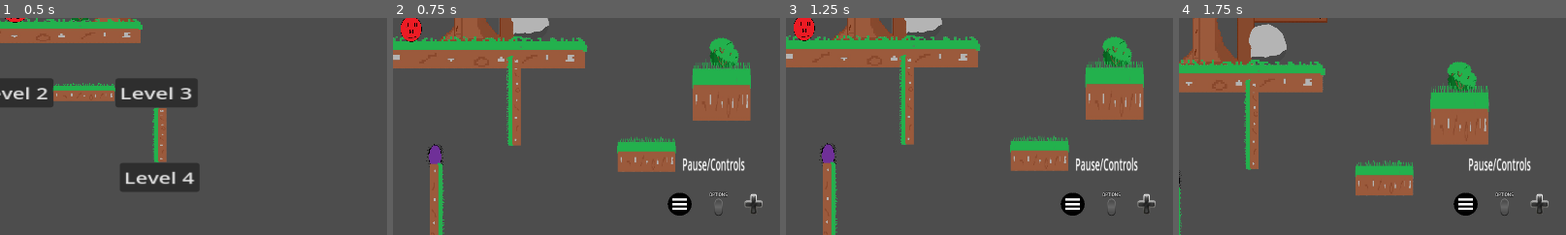
Above: before the commit, frames 1-4 (left to right).
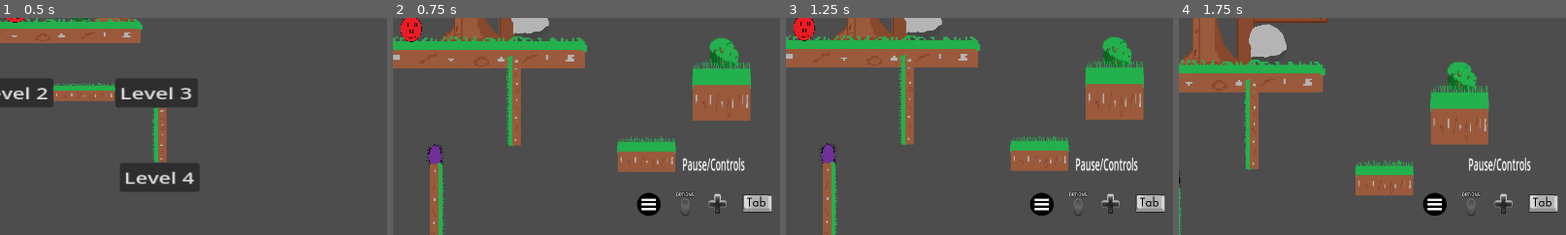
Above: after the commit, the same moments.

Repository: Mahnwe/TheBallThatWasUwU
Game: Godot game, scene res://Scenes/menu.tscn
Two runs of this game, one before a commit and one after it. Both use one fixed random seed, a clock stepped at 60 frames per second and the inputs below.
Inputs (mouse positions are % of the whole screen's width and height, from its top left):
- Up to frame 1 (0.5 s): no input
- Up to frame 2 (0.75 s): click "Level 1" at 0.5 s
- Up to frame 3 (1.25 s): no input
- Up to frame 4 (1.75 s): tap Enter at 1.25 s; move the mouse to (72, 45) at 1.27 s; hold D (move_right) from 1.28 s (still down); tap X (dash) at 1.35 s; click (72, 45) at 1.42 s; tap Space (jump) at 1.52 s
The pictures show only the part of the screen within x 48-97%, y 50-100%; the shares and areas given below are measured in that part.

Frame 1 is identical in both runs. In frame 2, 1.9% of the frame differs, in the area x 63-98%, y 80-92%; in frame 3, 1.9%; in frame 4, 1.9%.

Commit message:
Change keyboard command for return to menu

Diff:
--- a/Scenes/commands_ui.tscn
+++ b/Scenes/commands_ui.tscn
@@ -297,14 +297,14 @@
 theme_override_font_sizes/font_size = 20
 text = "Next Level"
 
-[node name="Menu" type="Label" parent="."]
+[node name="Pause" type="Label" parent="."]
 layout_mode = 2
 offset_left = 68.0
 offset_top = 551.0
 offset_right = 124.0
 offset_bottom = 579.0
 theme_override_font_sizes/font_size = 20
-text = "Menu"
+text = "Pause"
 
 [node name="Dash" type="Label" parent="."]
 layout_mode = 0
--- a/Scenes/pause.tscn
+++ b/Scenes/pause.tscn
@@ -1,6 +1,6 @@
 [gd_scene load_steps=11 format=3 uid="uid://bbctegcfntwoe"]
 
-[ext_resource type="Texture2D" uid="uid://5nh3reihbr46" path="res://Arts/KeyboardControls/CtrlKey-removebg-preview.png" id="1_xaoi5"]
+[ext_resource type="Texture2D" uid="uid://dr713eli87kg0" path="res://Arts/KeyboardControls/EscapeKeyboard-removebg-preview.png" id="1_t2voc"]
 [ext_resource type="Texture2D" uid="uid://ci3ltgm0c8j2r" path="res://Arts/ControllerControls/ShareController-removebg-preview.png" id="2_g1xuu"]
 [ext_resource type="Texture2D" uid="uid://dd5gsplolw7pp" path="res://Arts/ControllerControls/ShareXbox-removebg-preview.png" id="3_xjpr8"]
 [ext_resource type="Texture2D" uid="uid://c6p5gufsd8e34" path="res://Arts/ControllerControls/-SwitchController-removebg-preview.png" id="4_6cx23"]
@@ -56,8 +56,8 @@
 
 [node name="Sprite2D" type="Sprite2D" parent="Label2"]
 position = Vector2(79.698, 66.008)
-scale = Vector2(0.116414, 0.140313)
-texture = ExtResource("1_xaoi5")
+scale = Vector2(0.0815609, 0.124147)
+texture = ExtResource("1_t2voc")
 
 [node name="ColorRect2" type="ColorRect" parent="Label2"]
 z_index = -1
--- a/Scenes/player.tscn
+++ b/Scenes/player.tscn
@@ -14,6 +14,7 @@
 [ext_resource type="Texture2D" uid="uid://chi8fx5di1r7n" path="res://Arts/ControllerControls/Menu-removebg-preview.png" id="5_dqha1"]
 [ext_resource type="Texture2D" uid="uid://heukqqvjk1t7" path="res://Arts/SpritePersoDash/SpritePersoDash3-removebg-preview.png" id="5_q6oje"]
 [ext_resource type="Texture2D" uid="uid://c2ftocachgsg2" path="res://Arts/NewAnimSpriteBall/UwUSpriteBallRight2.5-removebg-preview.png" id="6_7yqso"]
+[ext_resource type="Texture2D" uid="uid://doposqf4xd8cw" path="res://Arts/KeyboardControls/Tabkey-removebg-preview.png" id="6_fuqpw"]
 [ext_resource type="Texture2D" uid="uid://c4ukjf7cupgrp" path="res://Arts/SpritesPersoBall/UwUSpriteBallRight4-removebg-preview.png" id="6_raa1c"]
 [ext_resource type="Texture2D" uid="uid://dgyamti7exbgx" path="res://Arts/SpriteCharacterJump/SpriteJumpAnim1-removebg-preview.png" id="7_ibe2s"]
 [ext_resource type="Texture2D" uid="uid://c02jp5as34re7" path="res://Arts/SpriteCharacterJump/SpriteJumpAnim2-removebg-preview.png" id="8_2w5lh"]
@@ -150,19 +151,24 @@
 text = "             Pause/Controls"
 
 [node name="Sprite2D3" type="Sprite2D" parent="Camera2D/CanvasLayer/Commands"]
-position = Vector2(235.384, 61.6295)
+position = Vector2(150.266, 61.6296)
 scale = Vector2(0.453958, 0.25495)
 texture = ExtResource("3_ytwi2")
 
 [node name="Sprite2D2" type="Sprite2D" parent="Camera2D/CanvasLayer/Commands"]
-position = Vector2(152.662, 60.6957)
+position = Vector2(74.1818, 60.6958)
 scale = Vector2(0.453958, 0.25495)
 texture = ExtResource("4_5dwnd")
 
 [node name="Sprite2D" type="Sprite2D" parent="Camera2D/CanvasLayer/Commands"]
-position = Vector2(61.3427, 60.9292)
+position = Vector2(-11.4126, 61.1626)
 scale = Vector2(0.30179, 0.142896)
 texture = ExtResource("5_dqha1")
+
+[node name="Sprite2D4" type="Sprite2D" parent="Camera2D/CanvasLayer/Commands"]
+position = Vector2(244.42, 60.2289)
+scale = Vector2(0.229824, 0.126494)
+texture = ExtResource("6_fuqpw")
 
 [node name="AnimatedSprite2D" type="AnimatedSprite2D" parent="."]
 visibility_layer = 2
--- a/project.godot
+++ b/project.godot
@@ -157,9 +157,9 @@
 }
 menu_when_finish={
 "deadzone": 0.5,
-"events": [Object(InputEventKey,"resource_local_to_scene":false,"resource_name":"","device":-1,"window_id":0,"alt_pressed":false,"shift_pressed":false,"ctrl_pressed":false,"meta_pressed":false,"pressed":false,"keycode":0,"physical_keycode":4194326,"key_label":0,"unicode":0,"echo":false,"script":null)
-, Object(InputEventJoypadButton,"resource_local_to_scene":false,"resource_name":"","device":-1,"button_index":4,"pressure":0.0,"pressed":true,"script":null)
+"events": [Object(InputEventJoypadButton,"resource_local_to_scene":false,"resource_name":"","device":-1,"button_index":4,"pressure":0.0,"pressed":true,"script":null)
 , Object(InputEventKey,"resource_local_to_scene":false,"resource_name":"","device":-1,"window_id":0,"alt_pressed":false,"shift_pressed":false,"ctrl_pressed":false,"meta_pressed":false,"pressed":false,"keycode":0,"physical_keycode":4194326,"key_label":0,"unicode":0,"echo":false,"script":null)
+, Object(InputEventKey,"resource_local_to_scene":false,"resource_name":"","device":-1,"window_id":0,"alt_pressed":false,"shift_pressed":false,"ctrl_pressed":false,"meta_pressed":false,"pressed":false,"keycode":0,"physical_keycode":4194305,"key_label":0,"unicode":0,"echo":false,"script":null)
 ]
 }
 quit_game={
Not shown: 1 places in Scenes/player.tscn that only renumber resources
